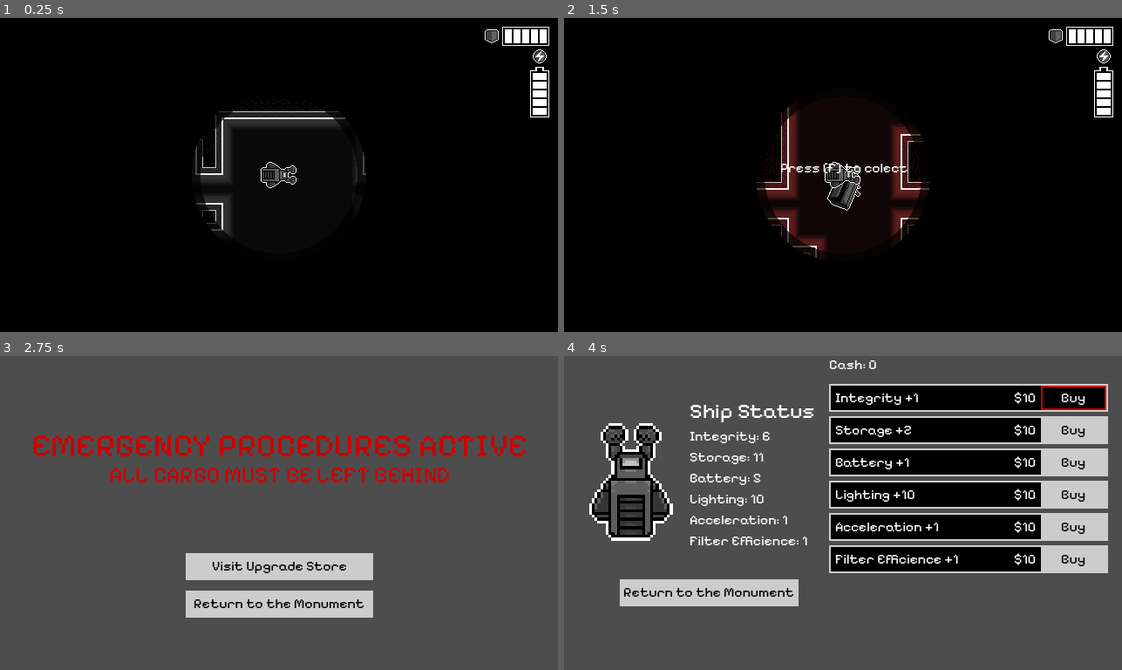
Above: before the commit, frames 1-4 (two rows, left to right).
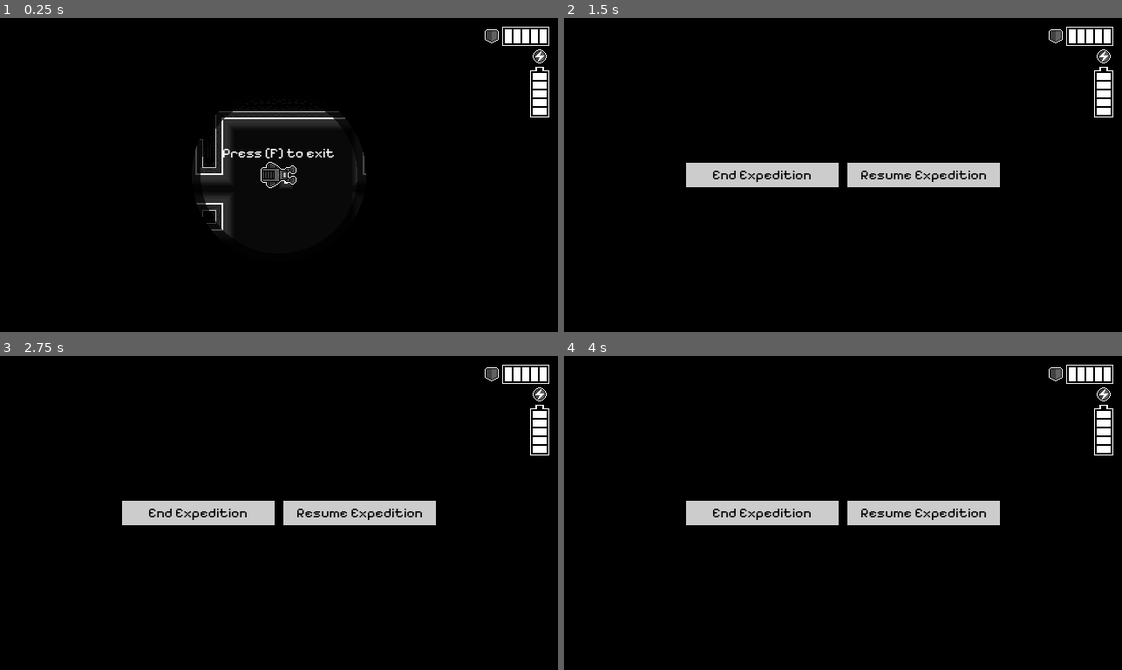
Above: after the commit, the same moments.

Repository: ROMUBOY/projeto_momento
Game: Godot game, scene res://world.tscn
The game is run twice, just before and just after one commit, with the same random seed, the same clock (stepped at 60 frames per second) and the same inputs.
Inputs (mouse positions are in pixels of both pictures, inside the frame that each line leads up to):
- Up to frame 1 (0.25 s): no input
- Up to frame 2 (1.5 s): tap F (interact) at 0.5, 1.35 s; hold E (strafe_right) 0.53-1.28 s; tap Space (change_filter) at 0.6 s; hold Down (ui_down) from 1.28 s (still down)
- Up to frame 3 (2.75 s): release Down (ui_down) at 2.03 s; hold E (strafe_right) from 2.03 s (still down); tap Space (change_filter) at 2.1 s
- Up to frame 4 (4 s): release E (strafe_right) at 2.75 s; click (843, 566) at 2.75 s, where only the run before the commit has a clickable "Visit Upgrade Store"; click (1071, 396) at 3.5 s, where only the run before the commit has a clickable "Buy"

The runs differ from the first frame. In frame 1, 0.3% of the frame differs, in the area x 40-60%, y 41-54%; in frame 2, 6.9%; in frame 3, 99%, in the area x 0-100%, y 0-100%; in frame 4, 83%.
Error before the commit: Cannot call method 'get_root' on a null value. (res://world.gd:213)
Error after the commit: Invalid assignment of property or key 'current_filter' with value of type 'int' on a base object of type 'null instance'. (res://world.gd:79)

Commit message:
artifact now spawns at the most distant room

Diff:
--- a/Interaction/InteractionManager.tscn
+++ b/Interaction/InteractionManager.tscn
@@ -8,6 +8,7 @@
 
 [node name="Label" type="Label" parent="."]
 z_index = 21
+z_as_relative = false
 anchors_preset = 5
 anchor_left = 0.5
 anchor_right = 0.5
--- a/world.gd
+++ b/world.gd
@@ -110,12 +110,18 @@
 	var exit = Exit.instantiate()
 	add_child(exit)
 	#exit.position = walker.get_end_room().position * 32
-	exit.position = walker.rooms[1].position * 32
+	exit.position = player_start_position
 	exit_position = exit.position
 	exit.connect("leaving_level", Callable(self, "reload_level"))
 
+	var artifact = Artifacts[0].instantiate()
+	add_child(artifact)
+	artifact.position = walker.get_end_room().position * 32
+
+	var cells = []
+
 	#walker.queue_free()
-	var cells = []
+
 	for location in map:
 		cells.append(location)
 
@@ -125,20 +131,27 @@
 	fake_tile_map.set_cells_terrain_connect(0, cells, 0, -1)
 	fake_background_tile_map.set_cells_terrain_connect(0, cells, 0, 0)
 
+	cells = []
+
+	for y in range(-walker.get_end_room().size.y/2, walker.get_end_room().size.y/2) :
+		for x in range( -walker.get_end_room().size.x/2, walker.get_end_room().size.x/2):
+			cells.append(Vector2(walker.get_end_room().position.x + x, walker.get_end_room().position.y + y))
+
+	fake_tile_map.set_cells_terrain_connect(0, cells, 0, 0)
+	fake_background_tile_map.set_cells_terrain_connect(0, cells, 0, -1)
+
 	#walker.queue_free()
 
 	for room in walker.rooms:
-		if randf() < 0.25 && room.position != map.front() && room.position != walker.rooms[1].position:
+		if randf() < 0.25 && room.position != map.front() && room.position != walker.get_end_room().position:
 
 			var junk : Junk
 
-			match randi_range(1, 10):
+			match randi_range(1, 9):
 				1,2,3,4,5,6:
 					junk = Debris[randi_range(0, Debris.size() - 1)].instantiate()
 				7,8,9:
 					junk = Relics[randi_range(0, Relics.size() - 1)].instantiate()
-				10:
-					junk = Artifacts[0].instantiate()
 
 			add_child(junk)
 
